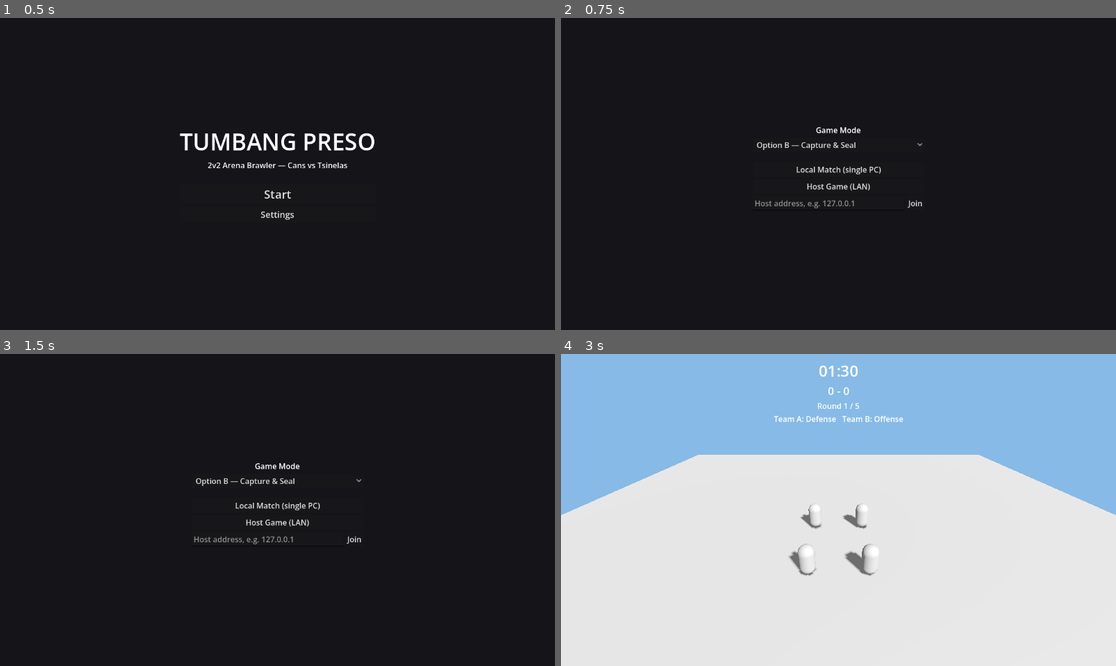
Above: before the commit, frames 1-4 (two rows, left to right).
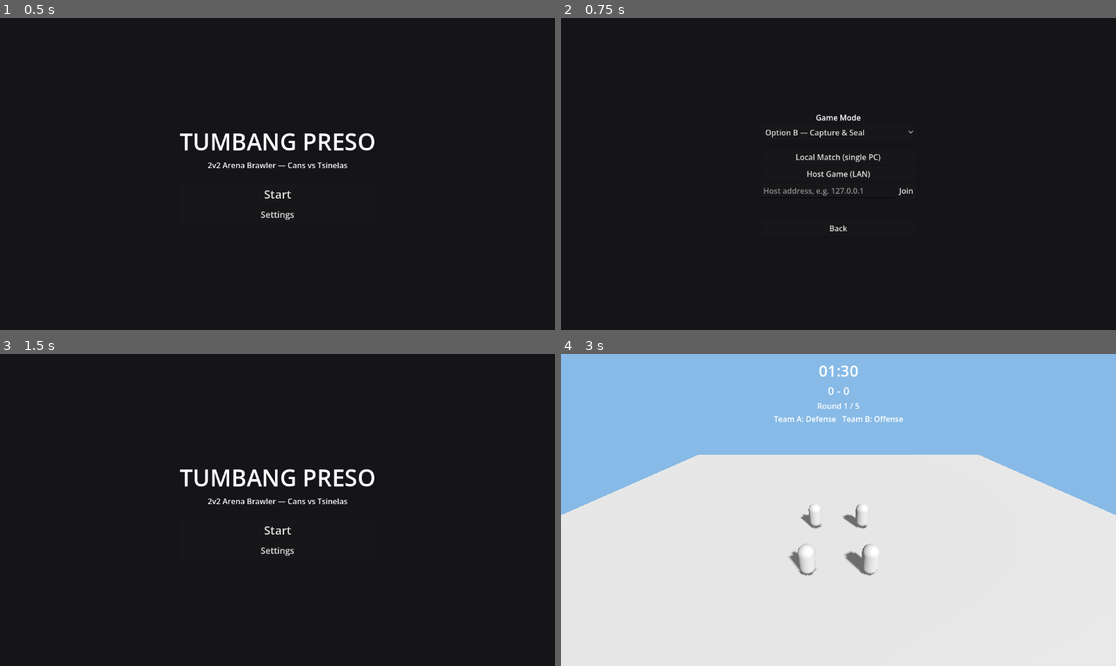
Above: after the commit, the same moments.

Repository: DOST-GameDEV/DOST-GameDev
Game: Godot game, scene res://scenes/ui/MainMenu.tscn
The game is run twice, just before and just after one commit, with the same random seed, the same clock (stepped at 60 frames per second) and the same inputs.
Inputs (mouse positions are in pixels of both pictures, inside the frame that each line leads up to):
- Up to frame 1 (0.5 s): no input
- Up to frame 2 (0.75 s): click "Start" at 0.5 s
- Up to frame 3 (1.5 s): click (277, 563) at 1.25 s, where only the run after the commit has a clickable "Back"
- Up to frame 4 (3 s): click (838, 528) at 2 s, where only the run after the commit has a clickable "Start"; click "Local Match (single PC)" at 2.75 s

Frame 1 is identical in both runs. In frame 2, 1.5% of the frame differs, in the area x 34-66%, y 30-69%; in frame 3, 1.9%, in the area x 32-68%, y 34-65%; in frame 4, nothing differs.

Commit message:
Fix B-33, B-34: Option A label mismatch and no way back from Play menu
B-33: Option A has been fully implemented since Session 7 (dents in
hitbox.gd/round_manager.gd) but the menu still labelled it "(coming
soon)" while letting you select and play it anyway. Dropped the label
instead of actually gating it, since it already works.

B-34: pressing Start hid TitleScreen with no way back — Settings became
unreachable without restarting the game. Added a Back button to
PlayMenu plus a ui_cancel (Esc) handler doing the same thing.

Diff:
--- a/scenes/ui/MainMenu.tscn
+++ b/scenes/ui/MainMenu.tscn
@@ -116,6 +116,15 @@
 horizontal_alignment=1
 autowrap_mode=2
 
+[node name="Spacer2" type="Control" parent="PlayMenu"]
+layout_mode=2
+custom_minimum_size=Vector2(0, 12)
+
+[node name="BackButton" type="Button" parent="PlayMenu"]
+unique_name_in_owner=true
+layout_mode=2
+text="Back"
+
 [node name="SettingsPanel" parent="." instance=ExtResource("2")]
 unique_name_in_owner=true
 visible=false
--- a/scripts/ui/main_menu.gd
+++ b/scripts/ui/main_menu.gd
@@ -22,6 +22,7 @@
 @onready var join_address_edit: LineEdit = %JoinAddressEdit
 @onready var game_mode_option: OptionButton = %GameModeOption
 @onready var status_label: Label = %StatusLabel
+@onready var back_button: Button = %BackButton
 
 func _ready() -> void:
 	title_screen.visible = true
@@ -30,17 +31,34 @@
 	status_label.text = ""
 
 	game_mode_option.clear()
+	# B-33: Option A has been fully implemented since Session 7 (hitbox.gd's
+	# dent branch, round_manager.gd's dent-based win check) — the "(coming
+	# soon)" label was stale and both items were always selectable/playable
+	# either way, so there was no actual gate to fix, just a wrong label.
 	game_mode_option.add_item("Option B — Capture & Seal", GameLaunch.GameMode.OPTION_B)
-	game_mode_option.add_item("Option A — Health / Dents (coming soon)", GameLaunch.GameMode.OPTION_A)
+	game_mode_option.add_item("Option A — Health / Dents", GameLaunch.GameMode.OPTION_A)
 	game_mode_option.select(0)
 	game_mode_option.item_selected.connect(_on_game_mode_selected)
 
 	start_button.pressed.connect(_on_start_pressed)
 	settings_button.pressed.connect(_on_settings_pressed)
 	settings_panel.back_pressed.connect(_on_settings_back_pressed)
+	back_button.pressed.connect(_on_back_pressed)
 	local_button.pressed.connect(_on_local_pressed)
 	host_button.pressed.connect(_on_host_pressed)
 	join_button.pressed.connect(_on_join_pressed)
+
+## B-34: Settings was reachable from TitleScreen but PlayMenu had no way back
+## to it (or to TitleScreen at all) without restarting the game.
+func _unhandled_input(event: InputEvent) -> void:
+	if event.is_action_pressed("ui_cancel") and play_menu.visible:
+		_on_back_pressed()
+		get_viewport().set_input_as_handled()
+
+func _on_back_pressed() -> void:
+	play_menu.visible = false
+	title_screen.visible = true
+	status_label.text = ""
 
 func _on_start_pressed() -> void:
 	title_screen.visible = false
